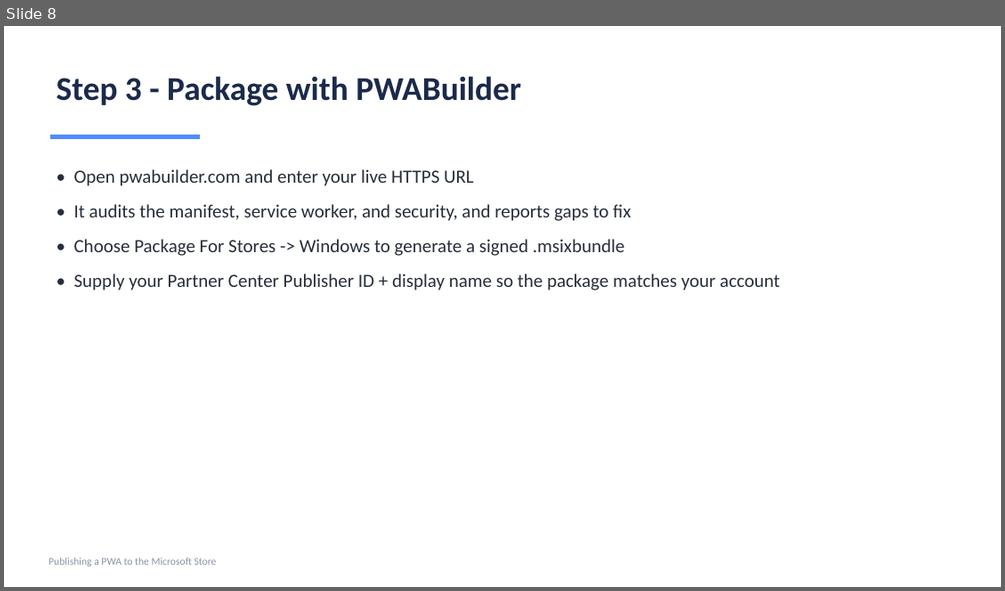
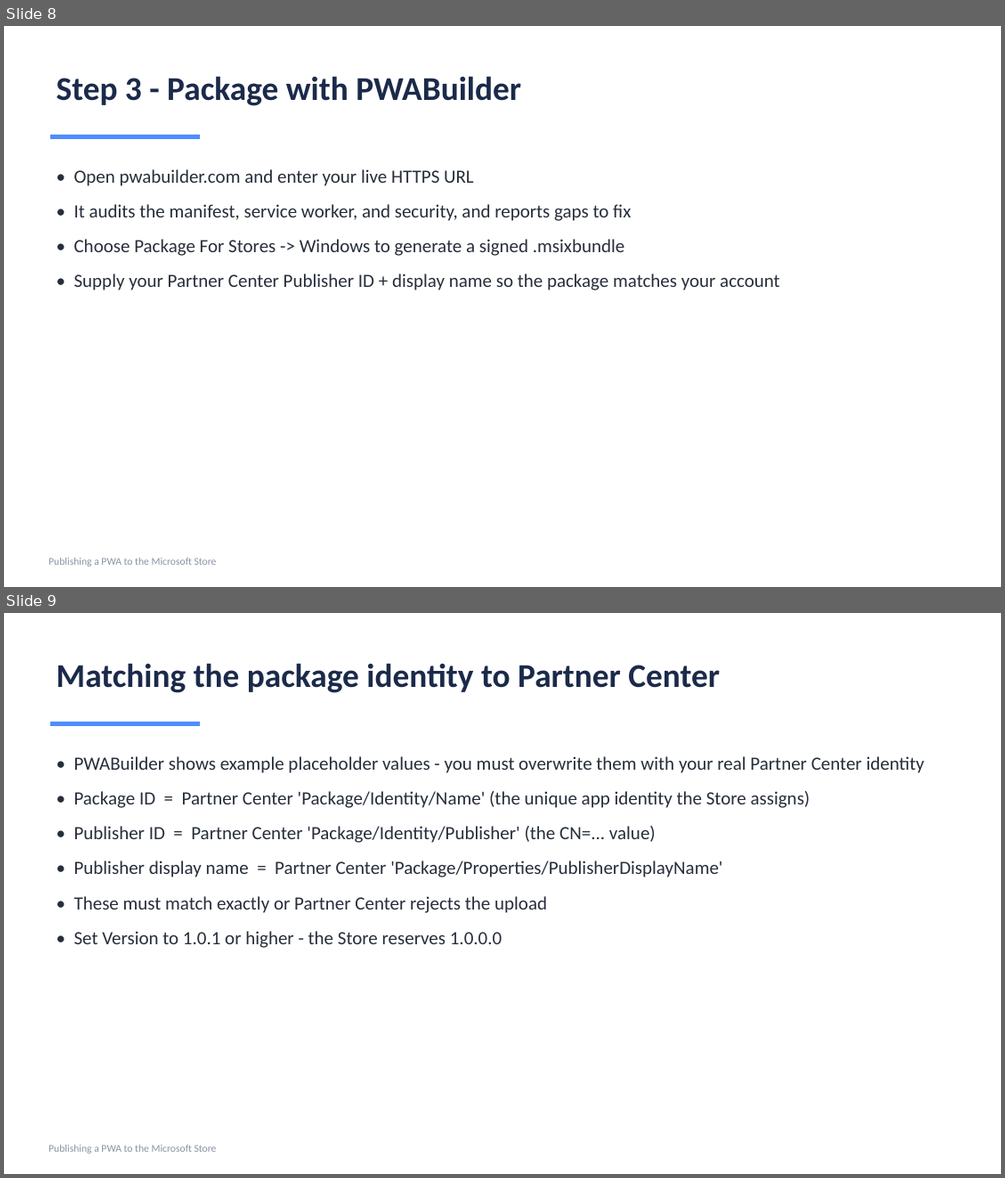
Before and after one commit to vijayatmicrosoft/number-tiles-pwa, a slide deck: Publishing-PWA-to-Microsoft-Store.pptx. Shown one above the other, each under a label of ours: slide 8 before the commit, slides 8 and 9 after it. The pictures are 1005x591 and 1005x1178 pixels, drawn with LibreOffice and Linux fonts; fonts in the diff are those of the drawing. Boxes give left, top, right and bottom in pixels: in the first picture for what was removed or moved away, otherwise in the second. Text is boxed around its words. In the diff, an @@ line names an element or a change of style, - is before the commit and + after.

Commit message:
Add package-identity mapping and package-contents slides

```diff
--- a/Publishing-PWA-to-Microsoft-Store.pptx
+++ b/Publishing-PWA-to-Microsoft-Store.pptx
@@ slide 9 added at [4,613,1001,1174], background #FFFFFF @@
@@ text added at [57,663,720,693], 32 pt, text #1B2A4A, bold @@
+Matching the package identity to Partner Center
@@ rectangle added at [50,722,200,726], fill #4F8CFF @@
@@ text added at [74,756,924,948], 18 pt, text #272E3B @@
+• PWABuilder shows example placeholder values - you must overwrite them with your real Partner Center identity
+• Package ID = Partner Center 'Package/Identity/Name' (the unique app identity the Store assigns)
+• Publisher ID = Partner Center 'Package/Identity/Publisher' (the CN=... value)
+• Publisher display name = Partner Center 'Package/Properties/PublisherDisplayName'
+• These must match exactly or Partner Center rejects the upload
+• Set Version to 1.0.1 or higher - the Store reserves 1.0.0.0
@@ text added at [48,1144,217,1153], 10 pt, text #8A93A5 @@
+Publishing a PWA to the Microsoft Store
```
Also in this commit, not shown: 1 other slide added, 1 other file.
